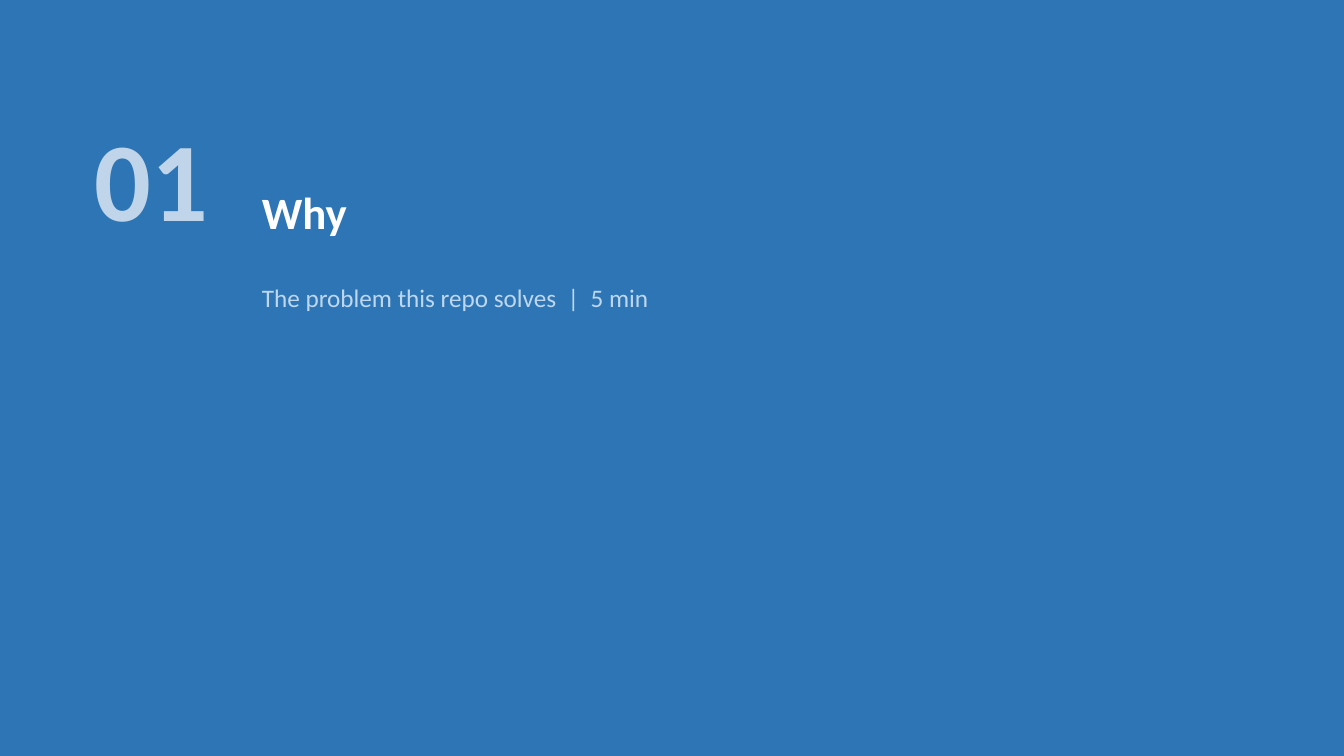
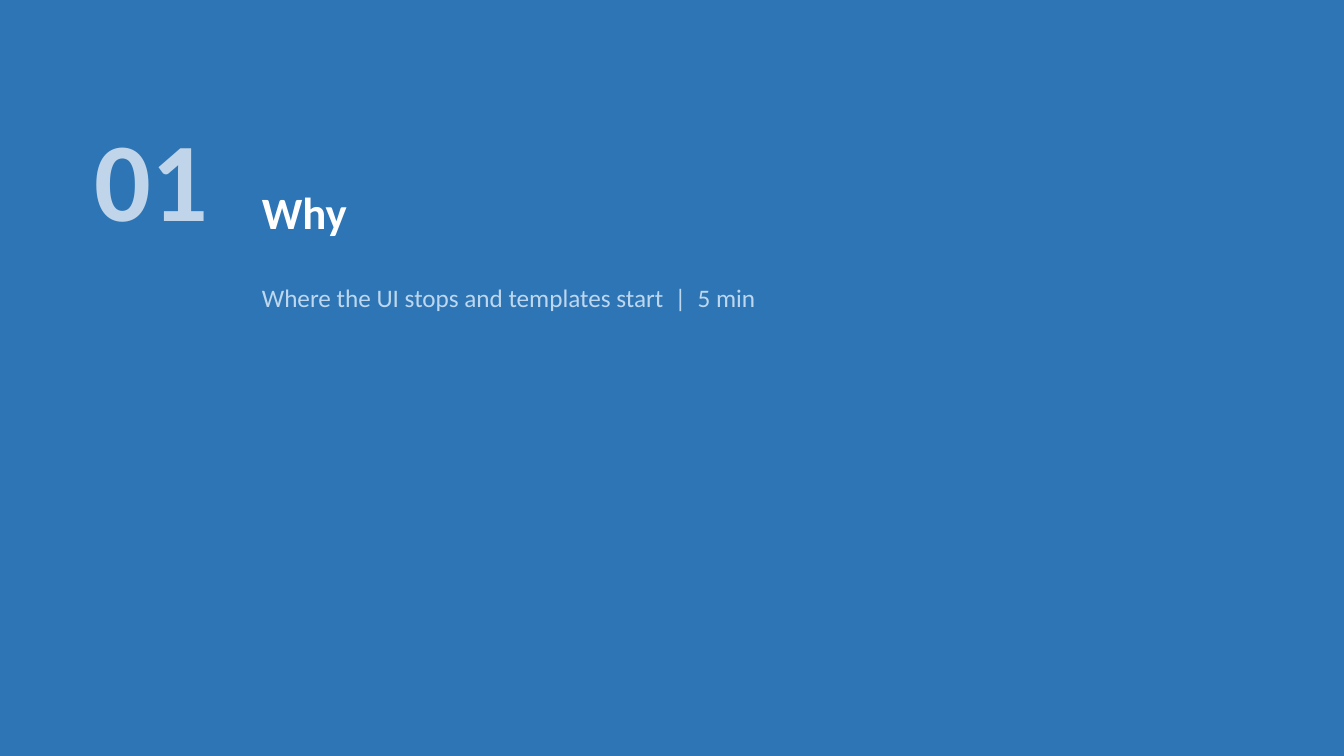
Before and after one commit to ramyabhargavi-p/copilot-studio-templates, a slide deck: slide 3 of docs/demo-prep-presentation.pptx. Drawn at 1344x756 pixels with LibreOffice and Linux fonts; fonts in the diff are those of the drawing. Boxes give left, top, right and bottom in pixels: in the first picture for what was removed or moved away, otherwise in the second. Text is boxed around its words. In the diff, an @@ line names an element or a change of style, - is before the commit and + after.

```diff
--- a/docs/demo-prep-presentation.pptx
+++ b/docs/demo-prep-presentation.pptx
@@ text at bbox=[262, 289, 755, 311]: text changed @@
-The problem this repo solves | 5 min
+Where the UI stops and templates start | 5 min
```
Also in this commit, not shown: 4 other slides changed, 5 slides added, 3 slides removed, 1 other file.
